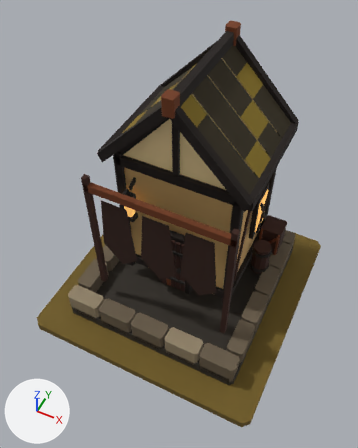
One commit to the glTF model art/tannery_t4/tannery_t4.glb: the scene before it, then after it.
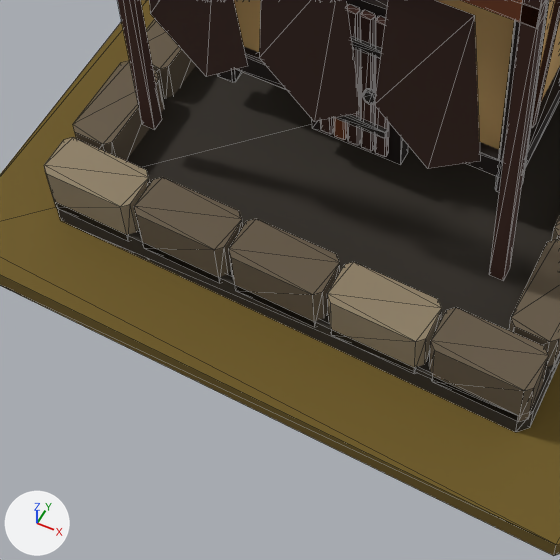
Each version appears first whole from a 50 mm camera at (0.739, -1.587, 2.512) aimed at (-0.006, -0.099, 0.651), and next in a close-up on the part from 15% to 68% of the width and 53% to 96% of the height. Every picture has the same lights, and +X, +Y and +Z are marked at lower left. The older version's two pictures come first. The close-ups show mesh edges as thin lines.

Names of what the first close-up shows: 'MMR | tannery | T04 Architecture.001', 'MMR | tannery | Tier 04 Ground.001'.
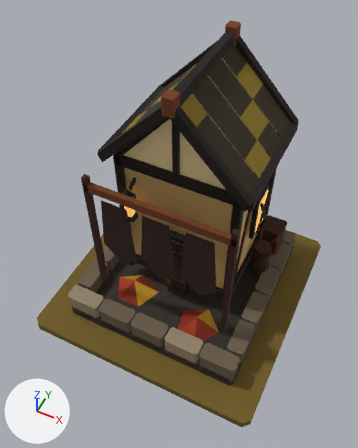
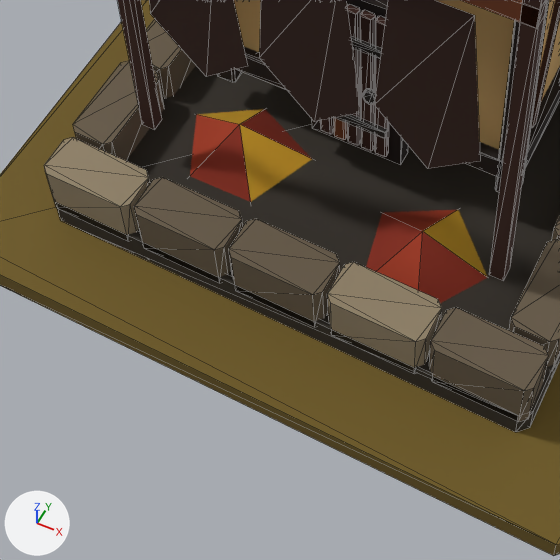
The edits, one by one:
Mesh me_mmr___tannery___t04_autumn_dressing_001 is new.
It has 12 vertices, 10 faces and spans x -0.351..0.333, y -0.414..-0.123, z 0.062..0.162.
It uses material mat_mmr___shared_palette_atlas (picture img_mmr_shared_color_palette_64).
Object 'MMR | tannery | T04 Autumn Dressing.001' (ob_mmr___tannery___t04_autumn_dressing_001) is new; it shows me_mmr___tannery___t04_autumn_dressing_001.
Its location is (0.0, 0.0, 0.05).

Changed parts and their boxes (x1, y1, x2, y2) in the close-ups (560 x 560 px):
'MMR | tannery | T04 Autumn Dressing.001', added
    after: (190, 109, 488, 303)
